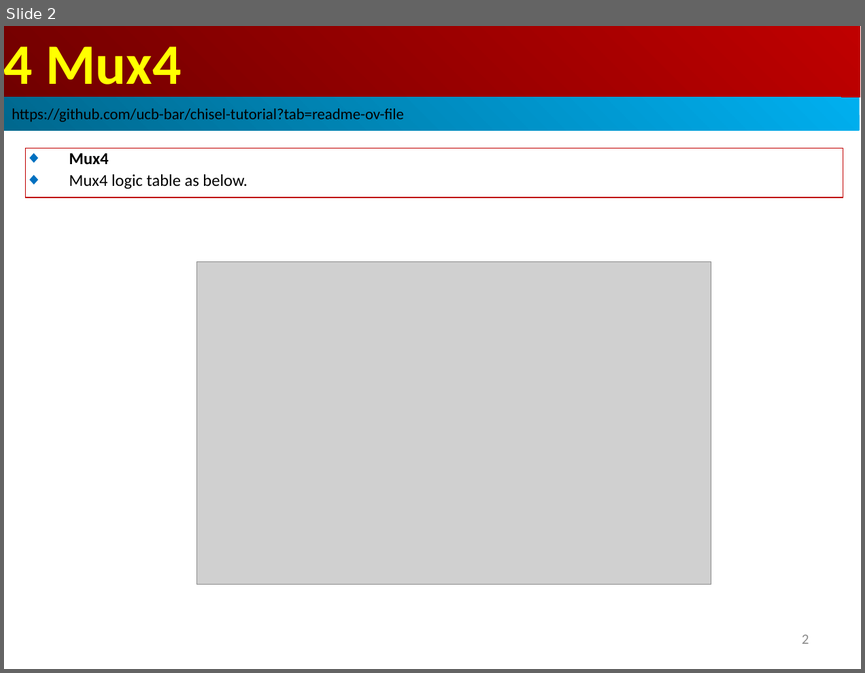
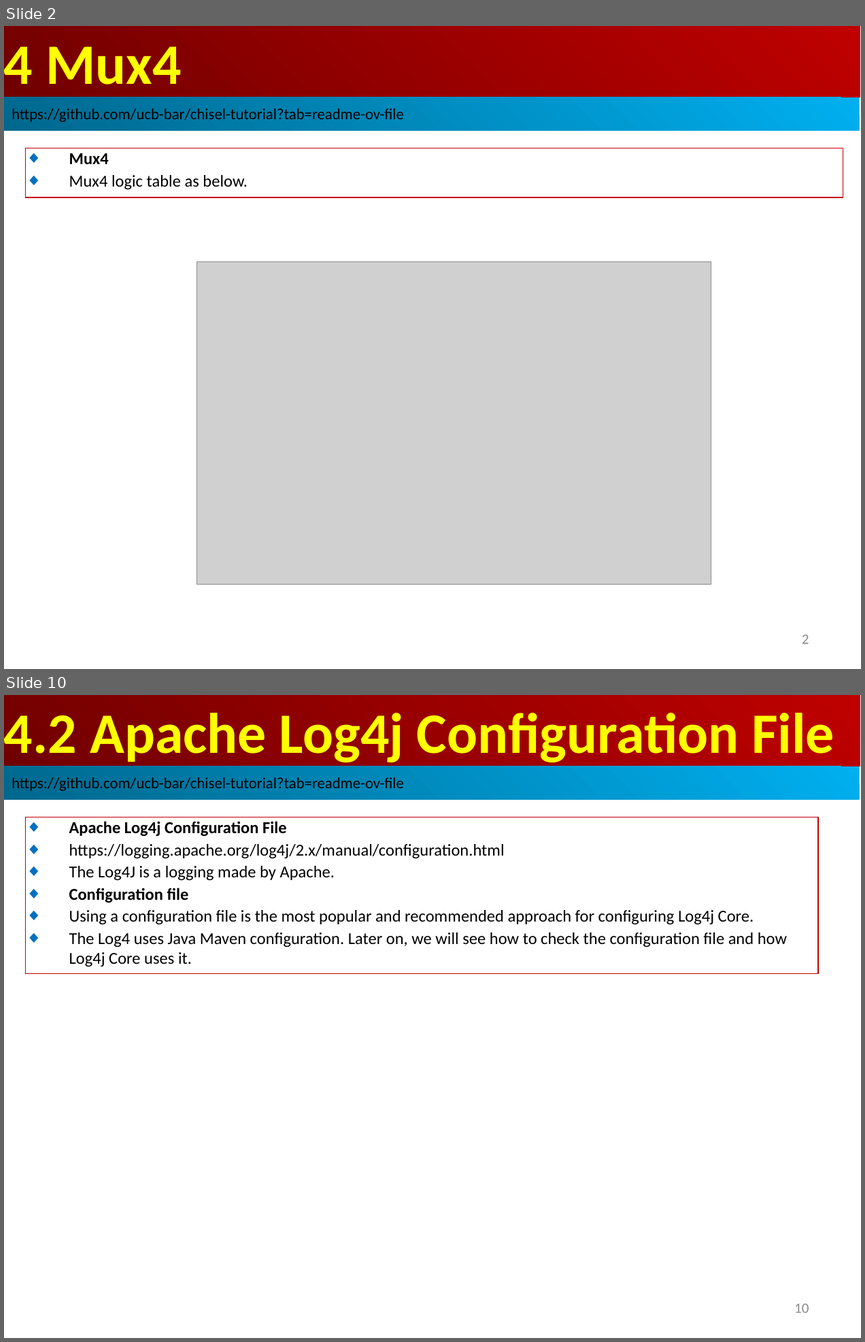
Before and after one commit to peterhchen/AIU_CS800_Chisel, a slide deck: 600_UCB_Chisel/004_Mux4/000_Video/004_Mux4.ppt. Shown one above the other, each under a label of ours: slide 2 before the commit, slides 2 and 10 after it; the slides between them are not shown. The pictures are 865x673 and 865x1342 pixels, drawn with LibreOffice and Linux fonts; fonts in the diff are those of the drawing; grey boxes stand for pictures. Boxes give left, top, right and bottom in pixels: in the first picture for what was removed or moved away, otherwise in the second. Text is boxed around its words. In the diff, an @@ line names an element or a change of style, - is before the commit and + after.

```diff
--- a/600_UCB_Chisel/004_Mux4/000_Video/004_Mux4.ppt
+++ b/600_UCB_Chisel/004_Mux4/000_Video/004_Mux4.ppt
@@ slide 10 added at (4, 695, 861, 1338), background #FFFFFF @@
@@ rectangle added at (4, 695, 860, 766), fill gradient #BF0000 to #710000, 48 pt, text #FFFF00, bold @@
+4.2 Apache Log4j Configuration File
@@ rectangle added at (4, 766, 859, 800), fill gradient #00AFEF to #00688E, 13 pt, text #000000 @@
+https://github.com/ucb-bar/chisel-tutorial?tab=readme-ov-file
@@ rectangle added at (26, 817, 818, 974), outline #C00000 0.74 pt, 14 pt, text #000000 @@
+◆ Apache Log4j Configuration File
+◆ https://logging.apache.org/log4j/2.x/manual/configuration.html
+◆ The Log4J is a logging made by Apache.
+◆ Configuration file
+◆ Using a configuration file is the most popular and recommended approach for configuring Log4j Core.
+◆ The Log4 uses Java Maven configuration. Later on, we will see how to check the configuration file and how Log4j Core uses it.
@@ page number added at (794, 1303, 808, 1312), 12 pt, text #8B8B8B @@
+10
```
Also in this commit, not shown: 7 other slides added.
